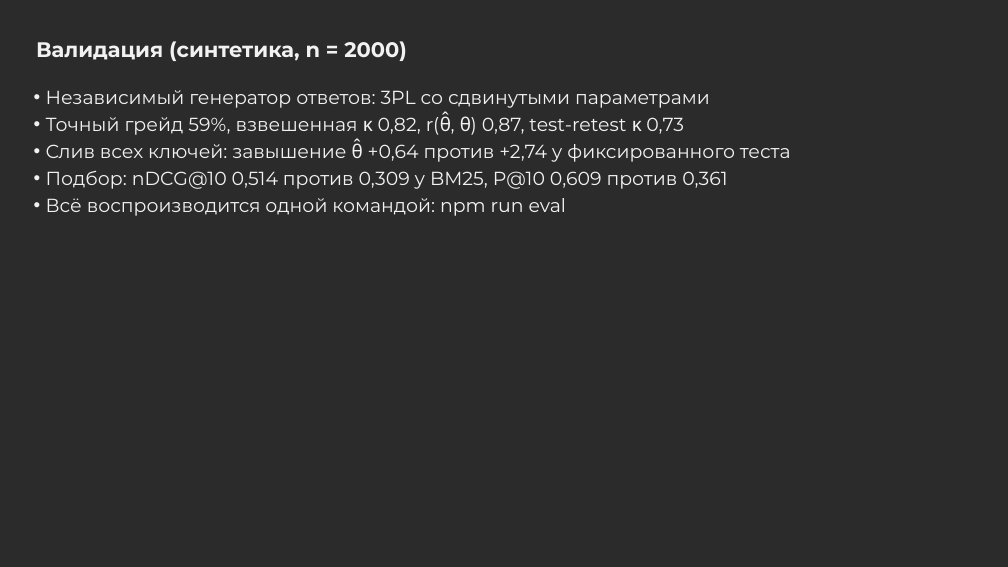
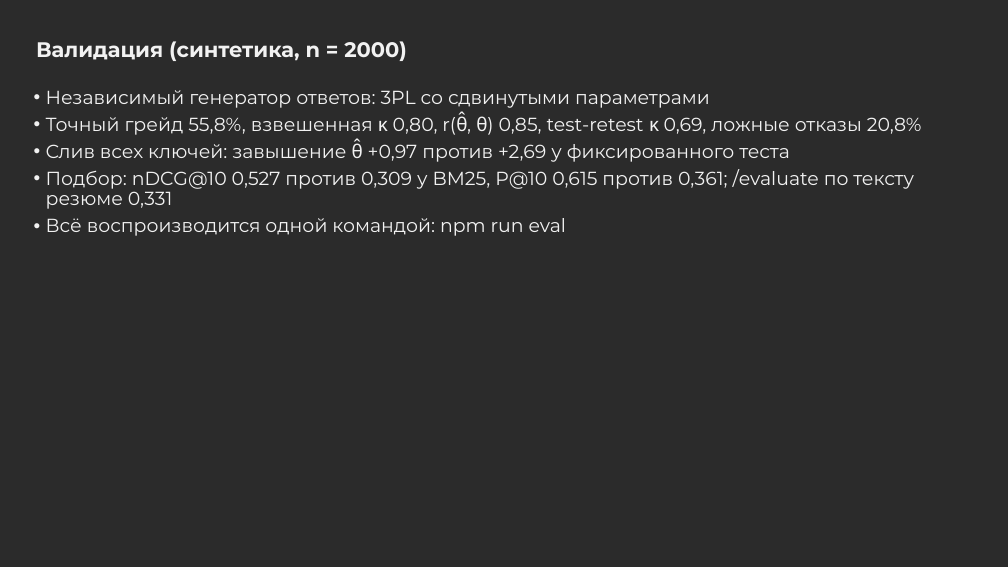
Before and after one commit to Egor2809/fsp-scout, a slide deck: slide 6 of docs/scout-presentation.pptx. Drawn at 1008x567 pixels with LibreOffice and Linux fonts; fonts in the diff are those of the drawing; background and template pictures are left out; a plain dark background stands for a picture behind light text. Boxes give left, top, right and bottom in pixels: in the first picture for what was removed or moved away, otherwise in the second. Text is boxed around its words. In the diff, an @@ line names an element or a change of style, - is before the commit and + after.

Commit message:
Валидация на банке v4: задания с выбором ответа и честное угадывание
- eval поддерживает задания с выбором ответа, угадывание 1/число вариантов
- цифры теста, слива и подбора пересчитаны в отчёте, README, PDF и презентации
- в ограничениях: ключи заданий с выбором переносятся между экземплярами

```diff
--- a/docs/scout-presentation.pptx
+++ b/docs/scout-presentation.pptx
@@ text at bbox=[46, 113, 922, 209]: text changed @@
-• Точный грейд 59%, взвешенная κ 0,82, r(θ̂, θ) 0,87, test-retest κ 0,73
-• Слив всех ключей: завышение θ̂ +0,64 против +2,74 у фиксированного теста
-• Подбор: nDCG@10 0,514 против 0,309 у BM25, P@10 0,609 против 0,361
+• Точный грейд 55,8%, взвешенная κ 0,80, r(θ̂, θ) 0,85, test-retest κ 0,69, ложные отказы 20,8%
+• Слив всех ключей: завышение θ̂ +0,97 против +2,69 у фиксированного теста
+• Подбор: nDCG@10 0,527 против 0,309 у BM25, P@10 0,615 против 0,361; /evaluate по тексту резюме 0,331
```
Also in this commit, not shown: 2 other slides changed, 6 other files.
